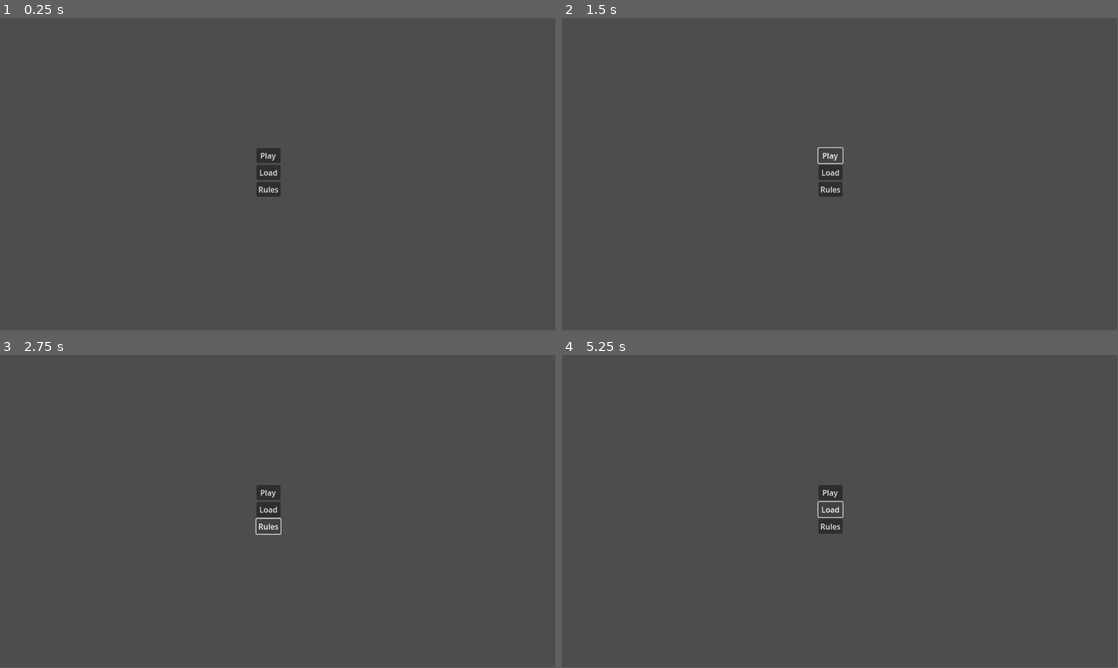
Above: before the commit, frames 1-4 (two rows, left to right).
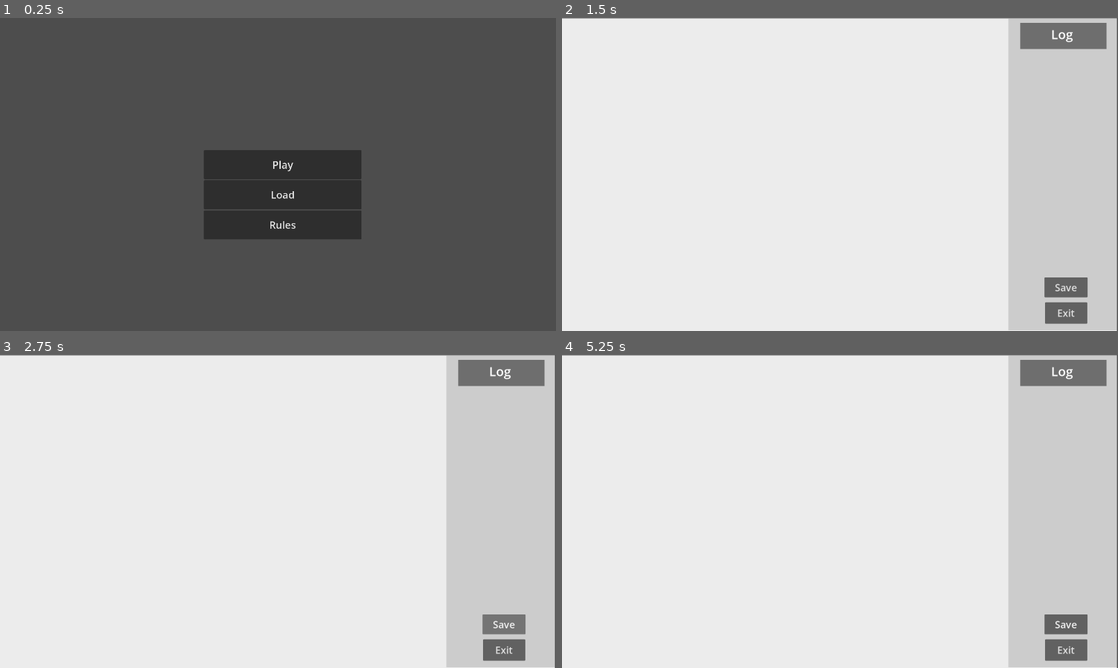
Above: after the commit, the same moments.

Repository: Antonio-Tresol/hexagon_chess
Game: Godot game, scene res://menu.tscn
Same seed, same stepped clock (60 frames per second), same inputs: the game is played once before the commit and once after it.
Inputs (mouse positions are in pixels of both pictures, inside the frame that each line leads up to):
- Up to frame 1 (0.25 s): no input
- Up to frame 2 (1.5 s): click "Rules" at 0.5 s; click "Play" at 1.25 s
- Up to frame 3 (2.75 s): click "Rules" (after the commit: "Save") at 2 s
- Up to frame 4 (5.25 s): click (828, 492) at 2.75 s, where only the run before the commit has a clickable "Play"; click (828, 492) at 3.5 s, where only the run before the commit has a clickable "Play"; click (828, 527) at 4.25 s, where only the run before the commit has a clickable "Rules"; click (828, 508) at 5 s, where only the run before the commit has a clickable "Load"
In our replay, the window is 799x449 before the commit and 800x450 after it. These sizes can differ from the game's own. Grey fills any space a smaller window leaves; there, only what the larger window draws over its background counts as a difference.

The runs differ from the first frame. In frame 1, 7.4% of the frame differs, in the area x 36-65%, y 41-71%; in frame 2, 99%; in frame 3, 99%, in the area x 0-100%, y 0-100%; in frame 4, 99%.

Commit message:
Added the main game screen, log, save and exit buttons. Increased the size of menu buttons.
Co-Authored-By: Luis Solano <87628394+GoninDS@users.noreply.github.com>

Diff:
--- /dev/null
+++ b/src/ExitButton.gd
@@ -0,0 +1,4 @@
+extends Button
+
+func _on_pressed():
+	get_tree().change_scene_to_file("res://menu.tscn")
--- /dev/null
+++ b/src/LogLabel.gd
@@ -0,0 +1,11 @@
+extends RichTextLabel
+
+
+# Called when the node enters the scene tree for the first time.
+func _ready():
+	pass # Replace with function body.
+
+
+# Called every frame. 'delta' is the elapsed time since the previous frame.
+func _process(delta):
+	pass
--- /dev/null
+++ b/src/PlayButton.gd
@@ -0,0 +1,4 @@
+extends Button
+
+func _on_pressed():
+	get_tree().change_scene_to_file("res://main_game.tscn")
--- a/src/RulesButton.gd
+++ b/src/RulesButton.gd
@@ -1,12 +1,4 @@
 extends Button
-
-# Called when the node enters the scene tree for the first time.
-func _ready():
-	pass # Replace with function body.
-
-# Called every frame. 'delta' is the elapsed time since the previous frame.
-func _process(delta):
-	pass
 
 func _on_pressed():
 	OS.shell_open("https://en.wikipedia.org/wiki/Hexagonal_chess#Gli%C5%84ski's_hexagonal_chess")
--- /dev/null
+++ b/src/SaveButton.gd
@@ -0,0 +1,8 @@
+extends Button
+
+func _on_pressed():
+	save_game()
+
+func save_game():
+	print("Saved bro, trust me")
+	pass
--- /dev/null
+++ b/src/main_game.tscn
@@ -0,0 +1,60 @@
+[gd_scene load_steps=3 format=3 uid="uid://cnnubawb1ag2h"]
+
+[ext_resource type="Script" path="res://ExitButton.gd" id="1_vg1gm"]
+[ext_resource type="Script" path="res://SaveButton.gd" id="2_a4wn6"]
+
+[node name="Node2D" type="Node2D"]
+
+[node name="Background" type="ColorRect" parent="."]
+offset_left = -1.0
+offset_top = 1.0
+offset_right = 1916.0
+offset_bottom = 1084.0
+color = Color(0.92549, 0.92549, 0.92549, 1)
+
+[node name="Log" type="ColorRect" parent="."]
+offset_left = 1542.0
+offset_top = 2.0
+offset_right = 1916.0
+offset_bottom = 1077.0
+color = Color(0.8, 0.8, 0.8, 1)
+
+[node name="LogLabel" type="ColorRect" parent="Log"]
+layout_mode = 0
+offset_left = 41.0
+offset_top = 15.0
+offset_right = 338.0
+offset_bottom = 105.0
+color = Color(0.431373, 0.431373, 0.431373, 1)
+
+[node name="RichTextLabel" type="RichTextLabel" parent="Log/LogLabel"]
+layout_mode = 0
+offset_left = 106.0
+offset_top = 8.0
+offset_right = 183.0
+offset_bottom = 69.0
+theme_override_font_sizes/normal_font_size = 44
+text = "Log"
+fit_content = true
+tab_size = 0
+
+[node name="ExitButton" type="Button" parent="."]
+offset_left = 1668.0
+offset_top = 981.0
+offset_right = 1814.0
+offset_bottom = 1055.0
+theme_override_font_sizes/font_size = 34
+text = "Exit"
+script = ExtResource("1_vg1gm")
+
+[node name="SaveButton" type="Button" parent="."]
+offset_left = 1666.0
+offset_top = 895.0
+offset_right = 1815.0
+offset_bottom = 964.0
+theme_override_font_sizes/font_size = 34
+text = "Save"
+script = ExtResource("2_a4wn6")
+
+[connection signal="pressed" from="ExitButton" to="ExitButton" method="_on_pressed"]
+[connection signal="pressed" from="SaveButton" to="SaveButton" method="_on_pressed"]
--- a/src/menu.tscn
+++ b/src/menu.tscn
@@ -1,33 +1,50 @@
-[gd_scene load_steps=2 format=3 uid="uid://c4vdkqn5cqv43"]
+[gd_scene load_steps=4 format=3 uid="uid://c4vdkqn5cqv43"]
 
 [ext_resource type="Script" path="res://RulesButton.gd" id="1_k25n2"]
+[ext_resource type="Script" path="res://PlayButton.gd" id="1_lqvgf"]
+
+[sub_resource type="GDScript" id="GDScript_e558f"]
+script/source = "extends Node
+
+var tree = get_tree()
+"
 
 [node name="Menu" type="Control"]
 layout_mode = 3
 anchors_preset = 15
 anchor_right = 1.0
 anchor_bottom = 1.0
+offset_bottom = 16.0
 grow_horizontal = 2
 grow_vertical = 2
+script = SubResource("GDScript_e558f")
 
 [node name="VBoxContainer" type="VBoxContainer" parent="."]
 layout_mode = 0
-offset_left = 532.0
-offset_top = 270.0
-offset_right = 582.0
-offset_bottom = 371.0
+offset_left = 704.0
+offset_top = 456.0
+offset_right = 1248.0
+offset_bottom = 776.0
 
 [node name="PlayButton" type="Button" parent="VBoxContainer"]
+custom_minimum_size = Vector2(100, 100)
 layout_mode = 2
+theme_override_font_sizes/font_size = 36
 text = "Play"
+script = ExtResource("1_lqvgf")
 
 [node name="LoadButton" type="Button" parent="VBoxContainer"]
+custom_minimum_size = Vector2(100, 100)
 layout_mode = 2
+theme_override_font_sizes/font_size = 35
 text = "Load"
 
 [node name="RulesButton" type="Button" parent="VBoxContainer"]
+custom_minimum_size = Vector2(100, 100)
 layout_mode = 2
+theme_override_font_sizes/font_size = 35
 text = "Rules"
 script = ExtResource("1_k25n2")
 
+[connection signal="pressed" from="VBoxContainer/PlayButton" to="VBoxContainer/PlayButton" method="_on_pressed"]
 [connection signal="pressed" from="VBoxContainer/RulesButton" to="VBoxContainer/RulesButton" method="_on_pressed"]
--- a/src/project.godot
+++ b/src/project.godot
@@ -15,6 +15,19 @@
 config/features=PackedStringArray("4.2", "Mobile")
 config/icon="res://icon.svg"
 
+[autoload]
+
+Global="*res://Global.gd"
+
+[display]
+
+window/size/viewport_width=1920
+window/size/viewport_height=1080
+window/size/mode=2
+window/size/borderless=true
+window/stretch/mode="viewport"
+window/stretch/aspect="expand"
+
 [rendering]
 
 renderer/rendering_method="mobile"
